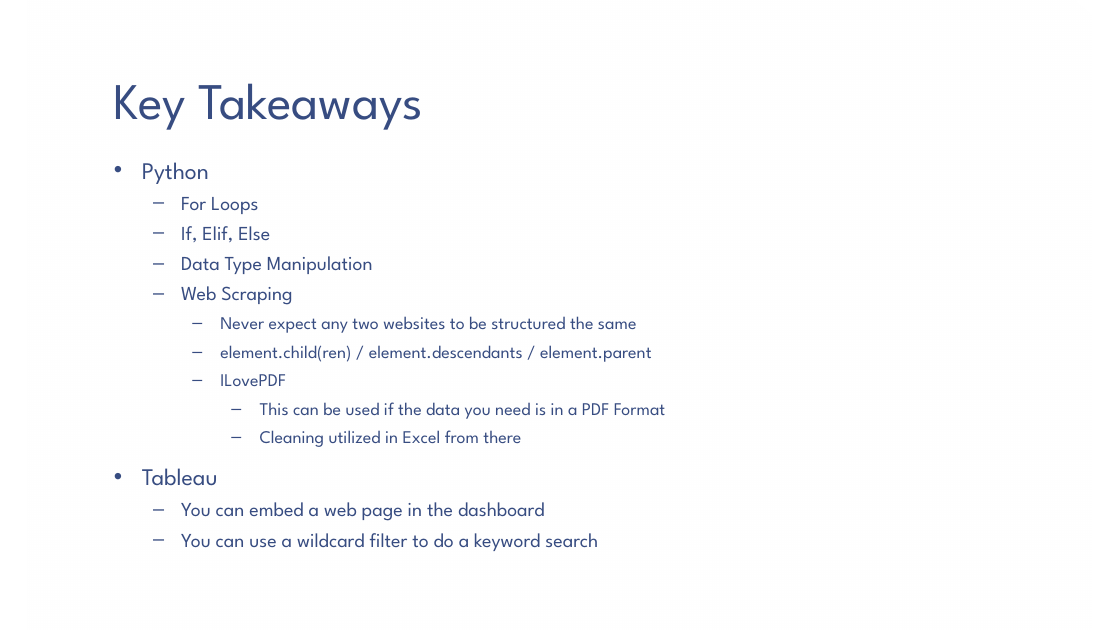
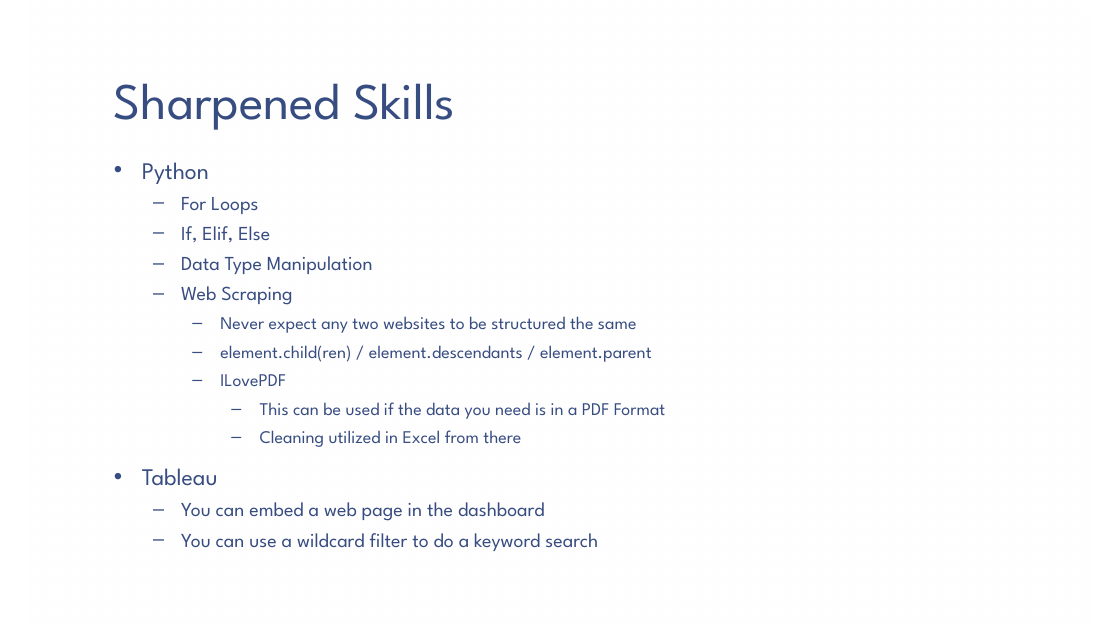
Before and after one commit to SamSitarek/advisory_tool, a slide deck: slide 5 of Higher Education Advisory Tool Presentation.pptx. Drawn at 1120x630 pixels with LibreOffice and Linux fonts; fonts in the diff are those of the drawing; background and template pictures are left out. Boxes give left, top, right and bottom in pixels: in the first picture for what was removed or moved away, otherwise in the second. Text is boxed around its words. In the diff, an @@ line names an element or a change of style, - is before the commit and + after.

```diff
--- a/Higher Education Advisory Tool Presentation.pptx
+++ b/Higher Education Advisory Tool Presentation.pptx
@@ title at box(114, 83, 455, 130): text changed @@
-Key Takeaways
+Sharpened Skills
```
Also in this commit, not shown: 1 other file.
